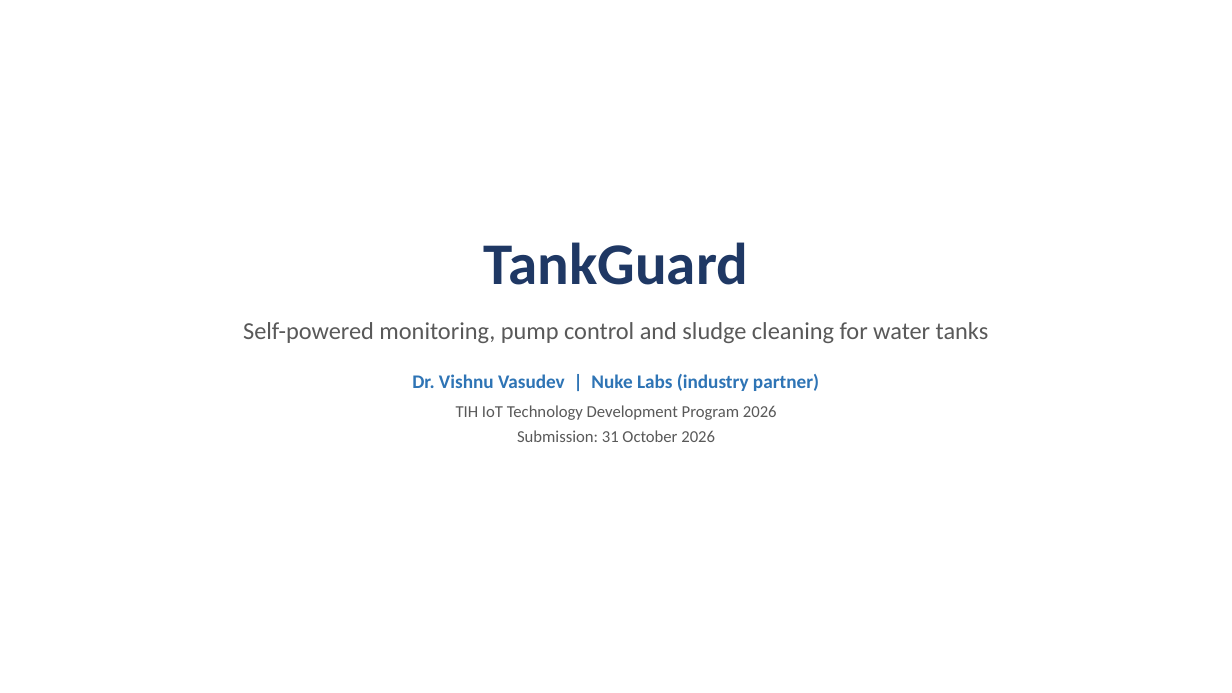
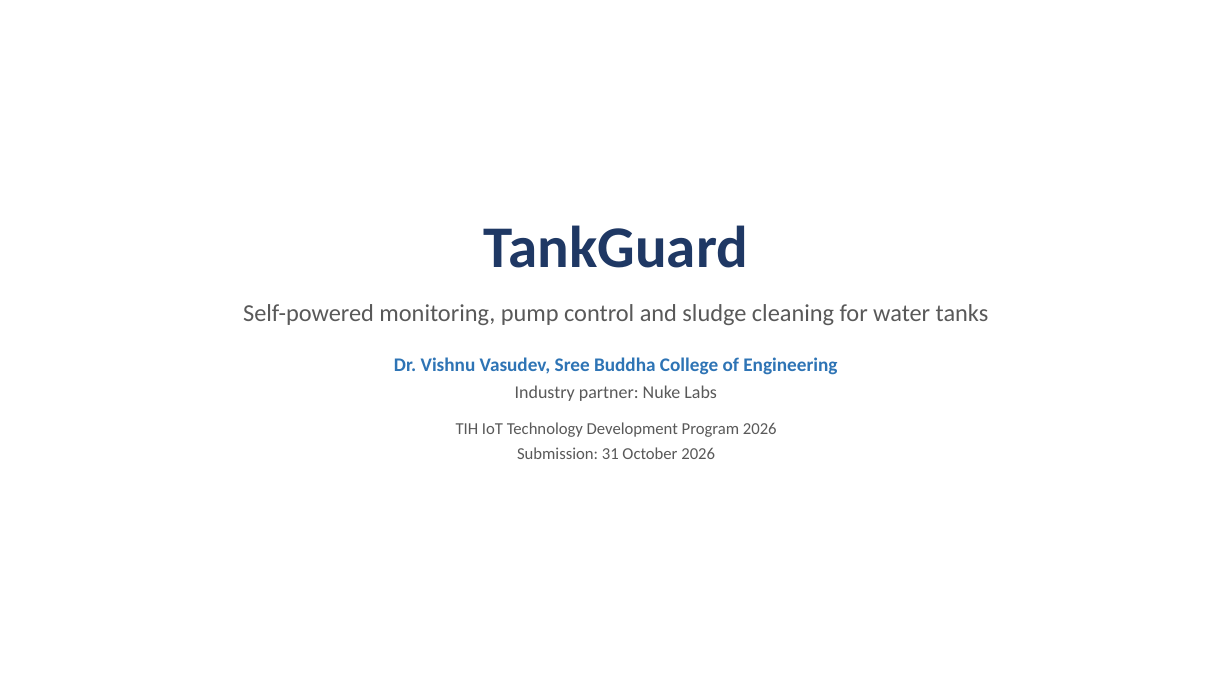
Before and after one commit to adithya-in/tankguard, a slide deck: slide 1 of docs/office/TankGuard_Presentation.pptx. Drawn at 1232x693 pixels with LibreOffice and Linux fonts; fonts in the diff are those of the drawing; background and template pictures are left out. Boxes give left, top, right and bottom in pixels: in the first picture for what was removed or moved away, otherwise in the second. Text is boxed around its words. In the diff, an @@ line names an element or a change of style, - is before the commit and + after.

```diff
--- a/docs/office/TankGuard_Presentation.pptx
+++ b/docs/office/TankGuard_Presentation.pptx
@@ text at <box>394,357,837,401</box>: text changed @@
-Dr. Vishnu Vasudev | Nuke Labs (industry partner)
+Dr. Vishnu Vasudev, Sree Buddha College of Engineering
+Industry partner: Nuke Labs
```
Also in this commit, not shown: 5 other slides changed, 1 slide added, 1 slide removed, 3 other files.
